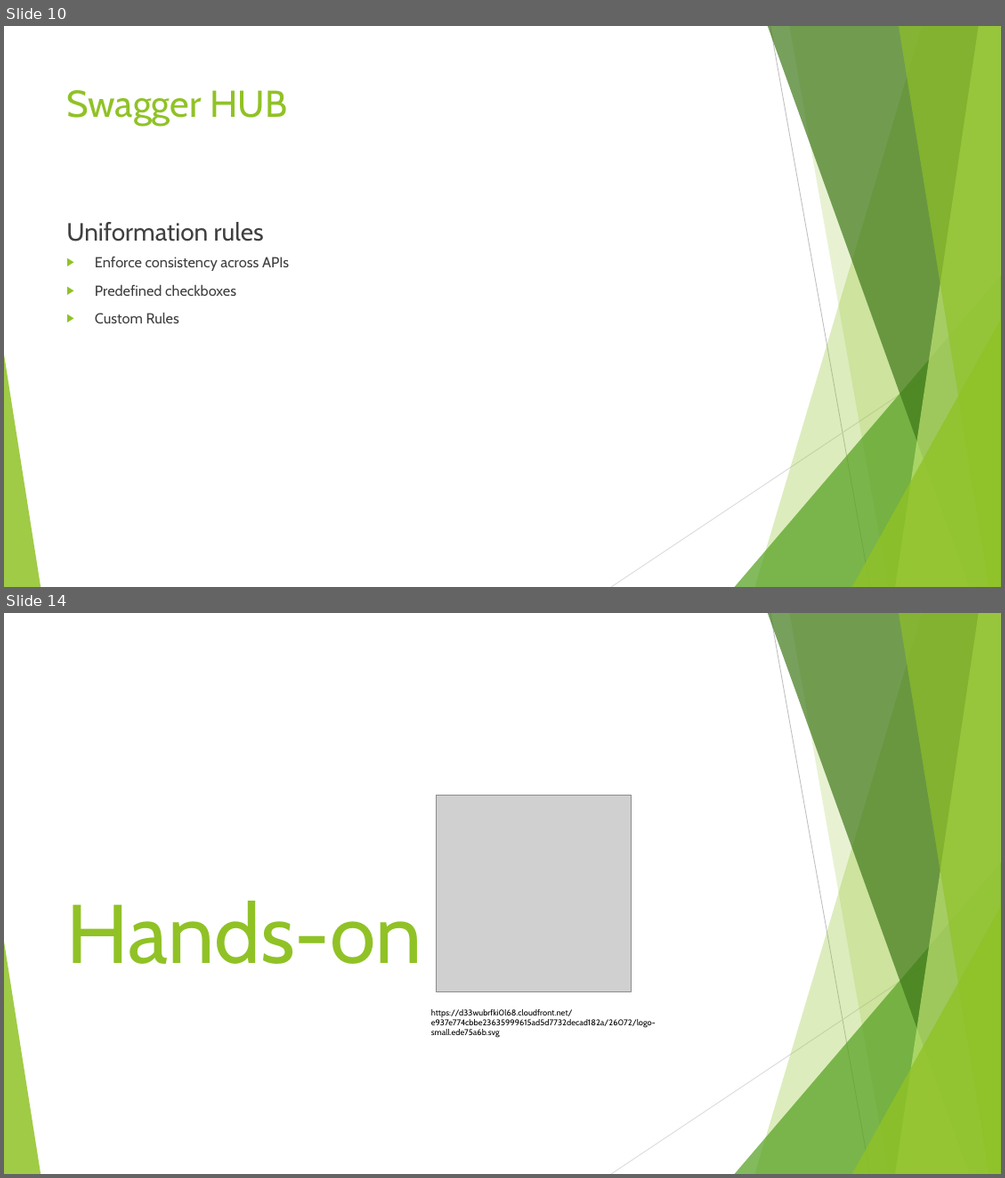
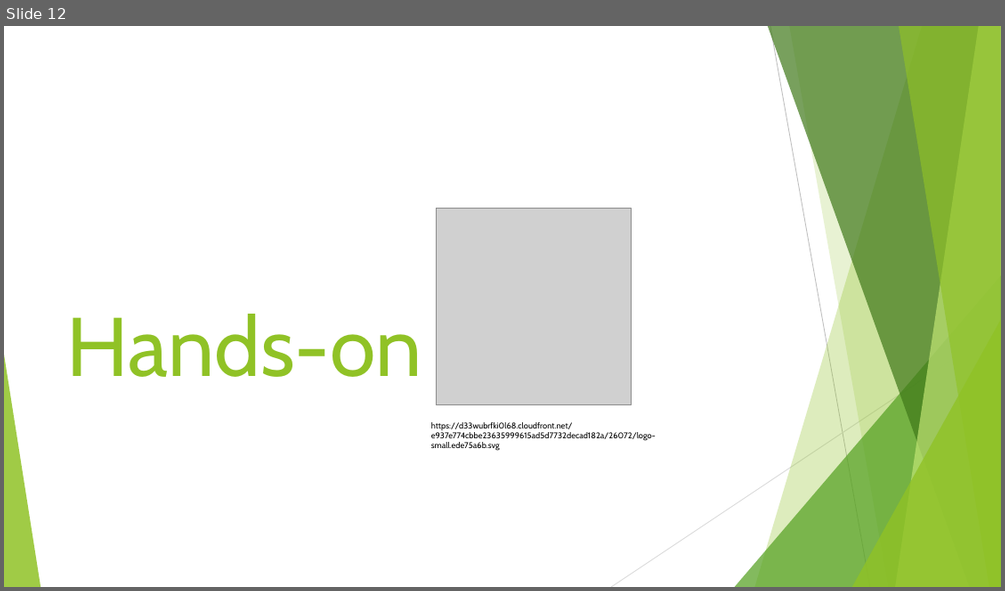
Before and after one commit to JanPfenning/dbhw_se_swagger, a slide deck: PPP/Swagger_ppp.pptx. Shown one above the other, each under a label of ours: slides 10 and 14 before the commit, slide 12 after it; the slides between them are not shown. The pictures are 1005x1178 and 1005x591 pixels, drawn with LibreOffice and Linux fonts; fonts in the diff are those of the drawing; grey boxes stand for pictures. Boxes give left, top, right and bottom in pixels: in the first picture for what was removed or moved away, otherwise in the second. Text is boxed around its words. In the diff, an @@ line names an element or a change of style, - is before the commit and + after.

```diff
--- a/PPP/Swagger_ppp.pptx
+++ b/PPP/Swagger_ppp.pptx
@@ slide 10 removed at <box>4,26,1001,587</box>, background #FFFFFF; not listed: 10 template elements that a slide beside it also shows @@
@@ title removed at <box>67,90,287,126</box> @@
-Swagger HUB
@@ text removed at <box>66,222,264,241</box> @@
-Uniformation rules
@@ text removed at <box>95,256,289,323</box> @@
-▶ Enforce consistency across APIs
-▶ Predefined checkboxes
-▶ Custom Rules
@@ what was slide 14 is now slide 12 @@
```
Also in this commit, not shown: 4 slides changed, 1 other slide removed, 3 other files.
